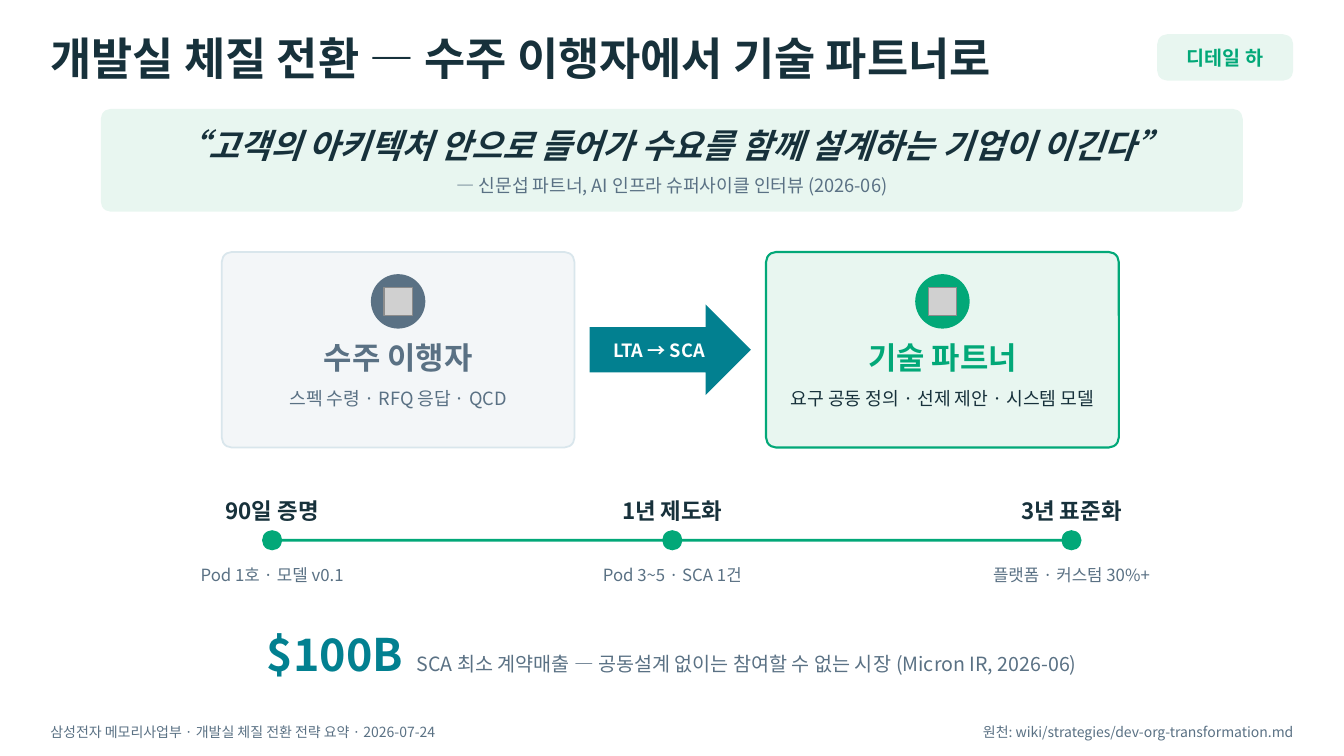
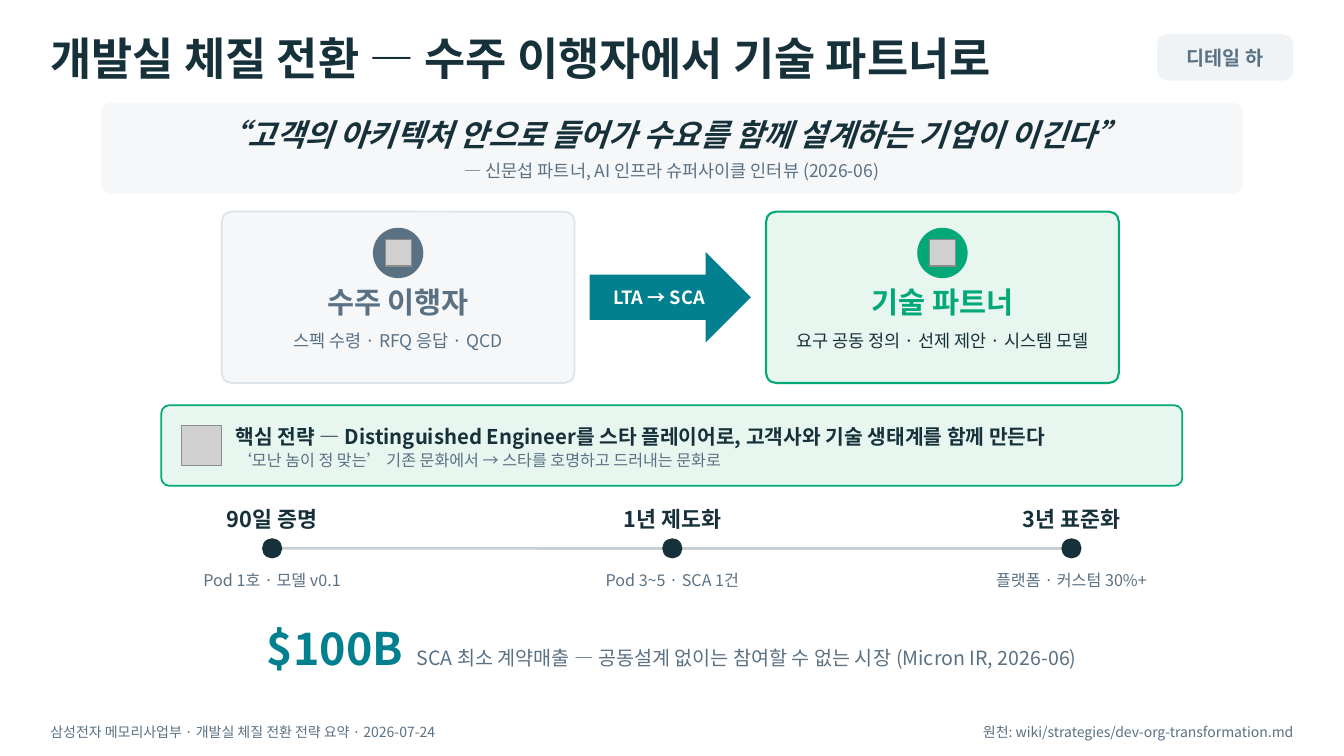
Before and after one commit to k31001/action-learning, a slide deck: slide 3 of outputs/presentation/dev-transformation-summary.pptx. Drawn at 1344x756 pixels with LibreOffice and Linux fonts; fonts in the diff are those of the drawing; grey boxes stand for pictures. Boxes give left, top, right and bottom in pixels: in the first picture for what was removed or moved away, otherwise in the second. Text is boxed around its words. In the diff, an @@ line names an element or a change of style, - is before the commit and + after.

```diff
--- a/outputs/presentation/dev-transformation-summary.pptx
+++ b/outputs/presentation/dev-transformation-summary.pptx
@@ rounded rectangle "디테일 하" at (x1=1157, y1=34, x2=1294, y2=81): text colour #02A878 to #5A7184; fill #E8F6F0 to #EFF3F5 @@
@@ rounded rectangle resized from (x1=101, y1=109, x2=1243, y2=212) to (x1=101, y1=103, x2=1243, y2=194) @@
@@ rounded rectangle at (x1=101, y1=103, x2=1243, y2=194): fill #E8F6F0 to #F5F7F8; proportions changed @@
@@ text "“고객의 아키텍처 안으로 들어가 수요를 ..." moved from (x1=175, y1=129, x2=1169, y2=161) to (x1=217, y1=119, x2=1127, y2=149) @@
@@ text "“고객의 아키텍처 안으로 들어가 수요를 ..." at (x1=217, y1=119, x2=1127, y2=149): size 24 to 22 pt @@
@@ text "— 신문섭 파트너, AI 인프라 ..." moved from (x1=479, y1=177, x2=887, y2=196) to (x1=486, y1=162, x2=879, y2=181) @@
@@ rounded rectangle resized from (x1=222, y1=252, x2=575, y2=448) to (x1=222, y1=212, x2=575, y2=383) @@
@@ rounded rectangle at (x1=222, y1=212, x2=575, y2=383): fill #F3F6F8 to #F5F7F8; outline #D9E6EC 1.25 pt to #DCE4E9 1.25 pt; proportions changed @@
@@ ellipse resized from (x1=371, y1=274, x2=425, y2=329) to (x1=373, y1=228, x2=423, y2=278) @@
@@ rounded rectangle resized from (x1=766, y1=252, x2=1119, y2=448) to (x1=766, y1=212, x2=1119, y2=383) @@
@@ rounded rectangle at (x1=766, y1=212, x2=1119, y2=383): proportions changed @@
@@ ellipse resized from (x1=915, y1=274, x2=970, y2=329) to (x1=918, y1=228, x2=968, y2=278) @@
@@ picture moved from (x1=384, y1=287, x2=412, y2=316) to (x1=385, y1=240, x2=411, y2=266) @@
@@ right arrow "LTA → SCA" moved from (x1=590, y1=304, x2=751, y2=395) to (x1=590, y1=252, x2=751, y2=343) @@
@@ picture moved from (x1=929, y1=287, x2=957, y2=316) to (x1=930, y1=240, x2=956, y2=266) @@
@@ text "수주 이행자" at (x1=327, y1=288, x2=469, y2=316): size 22 to 21 pt @@
@@ text "기술 파트너" at (x1=871, y1=288, x2=1013, y2=316): size 22 to 21 pt @@
@@ size 13 to 12.5 pt in 3 elements at (x1=486, y1=162, x2=879, y2=181), (x1=796, y1=332, x2=1088, y2=349), (x1=294, y1=332, x2=503, y2=350) @@
@@ 4 texts moved together from (x1=290, y1=343, x2=1094, y2=409) to (x1=294, y1=288, x2=1088, y2=350) @@
@@ rounded rectangle added at (x1=161, y1=405, x2=1183, y2=486), fill #E8F6F0, outline #02A878 1.25 pt @@
@@ picture added at (x1=181, y1=425, x2=222, y2=466) @@
@@ text added at (x1=236, y1=427, x2=1045, y2=467), 14.5 pt, text #17313B, bold @@
+핵심 전략 — Distinguished Engineer를 스타 플레이어로, 고객사와 기술 생태계를 함께 만든다
+‘모난 놈이 정 맞는’ 기존 문화에서 → 스타를 호명하고 드러내는 문화로
@@ size 16 to 15.5 pt in 3 elements at (x1=227, y1=509, x2=317, y2=529), (x1=624, y1=508, x2=721, y2=529), (x1=1023, y1=508, x2=1120, y2=529) @@
@@ ellipse moved from (x1=662, y1=530, x2=683, y2=551) to (x1=262, y1=538, x2=282, y2=559) @@
@@ ellipse at (x1=262, y1=538, x2=282, y2=559): fill #02A878 to #17313B @@
@@ ellipse removed at (x1=262, y1=530, x2=282, y2=551) @@
@@ ellipse moved from (x1=1062, y1=530, x2=1082, y2=551) to (x1=662, y1=538, x2=683, y2=559) @@
@@ ellipse at (x1=662, y1=538, x2=683, y2=559): fill #02A878 to #17313B @@
@@ ellipse added at (x1=1062, y1=538, x2=1082, y2=559), fill #17313B @@
@@ 3 texts, 1 line moved together from (x1=226, y1=500, x2=1122, y2=540) to (x1=227, y1=508, x2=1120, y2=548) @@
@@ line (272, 548) - (1072, 548): stroke #02A878 2 pt to #C4CFD6 2 pt @@
@@ size 12 to 11.5 pt in 3 elements at (x1=203, y1=572, x2=341, y2=587), (x1=606, y1=572, x2=739, y2=587), (x1=996, y1=572, x2=1147, y2=587) @@
@@ text "$100B SCA 최소 계약매출 — ..." moved from (x1=267, y1=633, x2=1077, y2=677) to (x1=267, y1=627, x2=1077, y2=671) @@
```
Also in this commit, not shown: 2 other slides changed, 10 other files.
